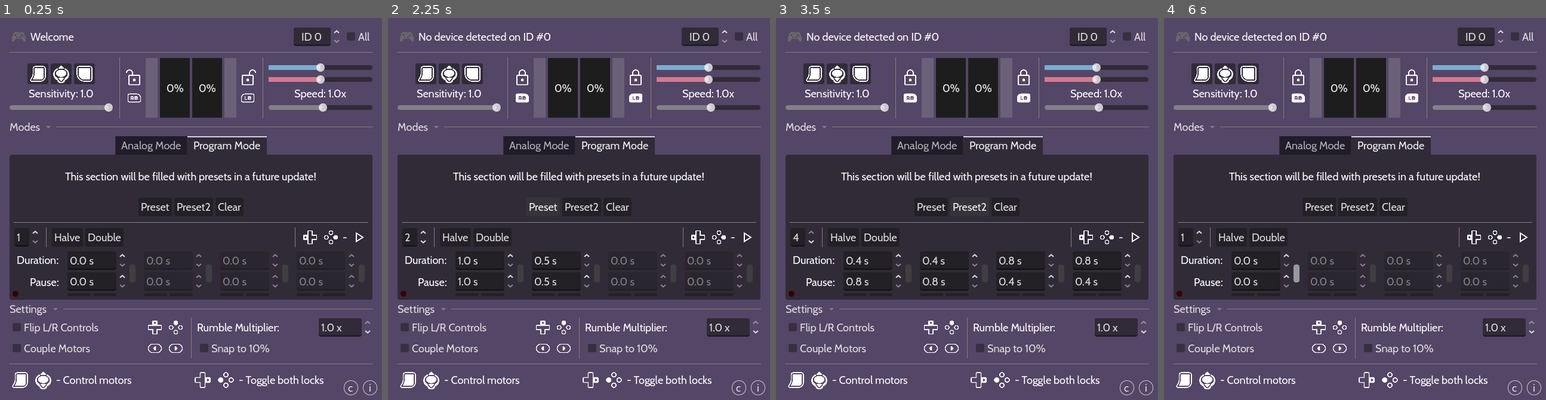
Above: before the commit, frames 1-4 (left to right).
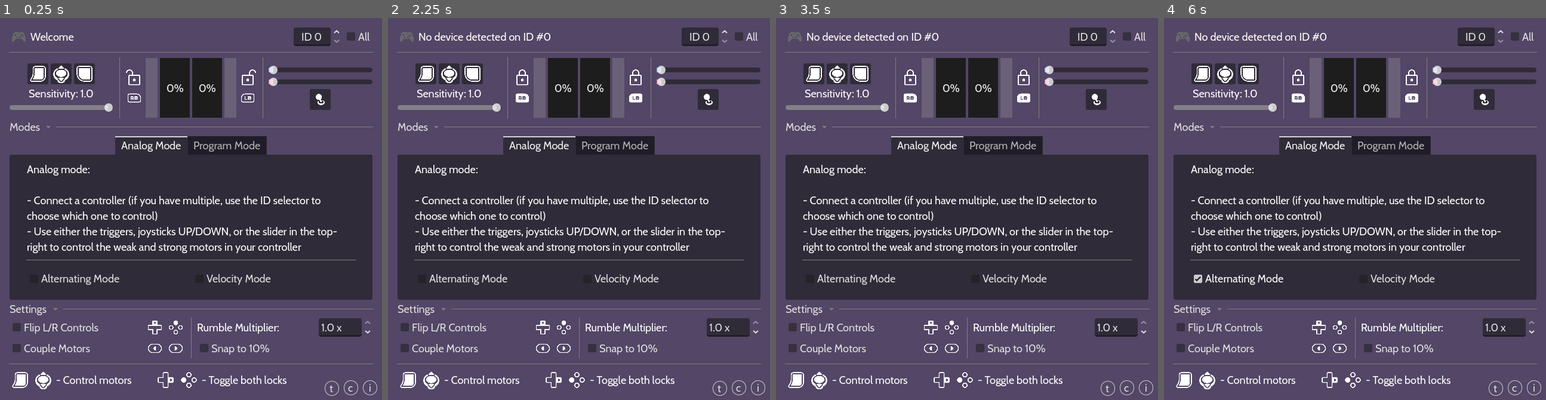
Above: after the commit, the same moments.

Repository: leosefcik/controller-rumble-tool
Game: Godot game, scene res://main.tscn
Same seed, same stepped clock (60 frames per second), same inputs: the game is played once before the commit and once after it.
Inputs (mouse positions are in pixels of both pictures, inside the frame that each line leads up to):
- Up to frame 1 (0.25 s): no input
- Up to frame 2 (2.25 s): click (521, 86) at 0.5 s; click (636, 86) at 1.25 s; click (544, 205) at 2 s, where only the run before the commit has a clickable "Preset"
- Up to frame 3 (3.5 s): click (970, 205) at 2.75 s, where only the run before the commit has a clickable "Preset2"
- Up to frame 4 (6 s): click (1393, 205) at 3.5 s, where only the run before the commit has a clickable "Clear"; click (1232, 235) at 4.25 s, where only the run before the commit has a clickable "Halve"; click (1267, 235) at 5 s, where only the run before the commit has a clickable "Double"; click (1297, 273) at 5.77 s

The runs differ from the first frame. In frame 1, 7.2% of the frame differs, in the area x 3-98%, y 11-99%; in frame 2, 7.3%; in frame 3, 7.6%; in frame 4, 7.3%.

Commit message:
programmer flip, themes
- Added a themes button, which cycles through various themes in Main.gd

Made the little "Flip" buttons between tacts functional. Whenever a tact has Flip enabled, the two motors will swap intensities when the tact activates.
- Changed their position from after the tact in the UI to before the tact
- This design change has been made so that making a "1-flip for the whole cycle, no matter the tact amount" Flip pattern is possible. Otherwise, the last Flip would depend on how many tacts are enabled.
- Added an _increment_tact() function for Program Mode, which replaced current_tact += 1 and also checks for the new flips (so that a flip happens immediately as a tact ends, on then new tact)
- Made a UI.flip_controls() function to make it prettier in other scripts

Diff:
--- a/main.tscn
+++ b/main.tscn
@@ -552,10 +552,9 @@
 size_flags_horizontal = 4
 size_flags_vertical = 3
 tab_alignment = 1
-current_tab = 1
+current_tab = 0
 
 [node name="Analog Mode" type="TabBar" parent="UI/MainVBox/ModeTabs" node_paths=PackedStringArray("UI")]
-visible = false
 layout_mode = 2
 script = ExtResource("23_seu75")
 UI = NodePath("../../..")
@@ -624,6 +623,7 @@
 exp_edit = true
 
 [node name="Program Mode" type="TabBar" parent="UI/MainVBox/ModeTabs" node_paths=PackedStringArray("PATTERN_MAKER", "UI")]
+visible = false
 layout_mode = 2
 script = ExtResource("22_a6jrf")
 PATTERN_MAKER = NodePath("VBoxContainer/PatternMaker")
@@ -769,6 +769,17 @@
 custom_minimum_size = Vector2(6, 0)
 layout_mode = 2
 
+[node name="Flip1" type="Button" parent="UI/MainVBox/ModeTabs/Program Mode/VBoxContainer/PatternMaker"]
+custom_minimum_size = Vector2(10, 30)
+layout_mode = 2
+size_flags_vertical = 4
+tooltip_text = "Flip: When checked, the desired intensities
+of the weak/strong motors will be flipped
+when the tact becomes active"
+focus_behavior_recursive = 1
+theme_type_variation = &"FlipButton"
+toggle_mode = true
+
 [node name="Row1" type="VBoxContainer" parent="UI/MainVBox/ModeTabs/Program Mode/VBoxContainer/PatternMaker"]
 layout_mode = 2
 
@@ -818,18 +829,20 @@
 value = 1.0
 show_percentage = false
 
-[node name="Flip1" type="Button" parent="UI/MainVBox/ModeTabs/Program Mode/VBoxContainer/PatternMaker"]
+[node name="Spacer2" type="Control" parent="UI/MainVBox/ModeTabs/Program Mode/VBoxContainer/PatternMaker"]
+custom_minimum_size = Vector2(6, 0)
+layout_mode = 2
+
+[node name="Flip2" type="Button" parent="UI/MainVBox/ModeTabs/Program Mode/VBoxContainer/PatternMaker"]
 custom_minimum_size = Vector2(10, 30)
 layout_mode = 2
 size_flags_vertical = 4
-tooltip_text = "WIP Feature"
+tooltip_text = "Flip: When checked, the desired intensities
+of the weak/strong motors will be flipped
+when the tact becomes active"
 focus_behavior_recursive = 1
 theme_type_variation = &"FlipButton"
 toggle_mode = true
-
-[node name="Spacer2" type="Control" parent="UI/MainVBox/ModeTabs/Program Mode/VBoxContainer/PatternMaker"]
-custom_minimum_size = Vector2(6, 0)
-layout_mode = 2
 
 [node name="Row2" type="VBoxContainer" parent="UI/MainVBox/ModeTabs/Program Mode/VBoxContainer/PatternMaker"]
 layout_mode = 2
@@ -880,18 +893,20 @@
 value = 0.5
 show_percentage = false
 
-[node name="Flip2" type="Button" parent="UI/MainVBox/ModeTabs/Program Mode/VBoxContainer/PatternMaker"]
+[node name="Spacer3" type="Control" parent="UI/MainVBox/ModeTabs/Program Mode/VBoxContainer/PatternMaker"]
+custom_minimum_size = Vector2(6, 0)
+layout_mode = 2
+
+[node name="Flip3" type="Button" parent="UI/MainVBox/ModeTabs/Program Mode/VBoxContainer/PatternMaker"]
 custom_minimum_size = Vector2(10, 30)
 layout_mode = 2
 size_flags_vertical = 4
-tooltip_text = "WIP Feature"
+tooltip_text = "Flip: When checked, the desired intensities
+of the weak/strong motors will be flipped
+when the tact becomes active"
 focus_behavior_recursive = 1
 theme_type_variation = &"FlipButton"
 toggle_mode = true
-
-[node name="Spacer3" type="Control" parent="UI/MainVBox/ModeTabs/Program Mode/VBoxContainer/PatternMaker"]
-custom_minimum_size = Vector2(6, 0)
-layout_mode = 2
 
 [node name="Row3" type="VBoxContainer" parent="UI/MainVBox/ModeTabs/Program Mode/VBoxContainer/PatternMaker"]
 layout_mode = 2
@@ -940,18 +955,20 @@
 max_value = 1.0
 show_percentage = false
 
-[node name="Flip3" type="Button" parent="UI/MainVBox/ModeTabs/Program Mode/VBoxContainer/PatternMaker"]
+[node name="Spacer4" type="Control" parent="UI/MainVBox/ModeTabs/Program Mode/VBoxContainer/PatternMaker"]
+custom_minimum_size = Vector2(6, 0)
+layout_mode = 2
+
+[node name="Flip4" type="Button" parent="UI/MainVBox/ModeTabs/Program Mode/VBoxContainer/PatternMaker"]
 custom_minimum_size = Vector2(10, 30)
 layout_mode = 2
 size_flags_vertical = 4
-tooltip_text = "WIP Feature"
+tooltip_text = "Flip: When checked, the desired intensities
+of the weak/strong motors will be flipped
+when the tact becomes active"
 focus_behavior_recursive = 1
 theme_type_variation = &"FlipButton"
 toggle_mode = true
-
-[node name="Spacer4" type="Control" parent="UI/MainVBox/ModeTabs/Program Mode/VBoxContainer/PatternMaker"]
-custom_minimum_size = Vector2(6, 0)
-layout_mode = 2
 
 [node name="Row4" type="VBoxContainer" parent="UI/MainVBox/ModeTabs/Program Mode/VBoxContainer/PatternMaker"]
 layout_mode = 2
@@ -999,15 +1016,6 @@
 theme_override_styles/fill = SubResource("StyleBoxFlat_jq2sk")
 max_value = 1.0
 show_percentage = false
-
-[node name="Flip4" type="Button" parent="UI/MainVBox/ModeTabs/Program Mode/VBoxContainer/PatternMaker"]
-custom_minimum_size = Vector2(10, 30)
-layout_mode = 2
-size_flags_vertical = 4
-tooltip_text = "WIP Feature"
-focus_behavior_recursive = 1
-theme_type_variation = &"FlipButton"
-toggle_mode = true
 
 [node name="SimpleTactToggle" type="Button" parent="UI/MainVBox/ModeTabs/Program Mode"]
 unique_name_in_owner = true
@@ -1210,6 +1218,11 @@
 layout_mode = 2
 text = "- Toggle both locks"
 
+[node name="Control" type="Control" parent="UI/MainVBox/B1"]
+layout_mode = 2
+size_flags_horizontal = 3
+size_flags_stretch_ratio = 0.5
+
 [node name="InfoButton" type="Button" parent="UI"]
 layout_mode = 1
 anchors_preset = 3
@@ -1223,7 +1236,7 @@
 offset_bottom = -8.0
 grow_horizontal = 0
 grow_vertical = 0
-tooltip_text = "Tip: Hover over anything to see its function!"
+tooltip_text = "Program credits"
 theme_type_variation = &"MiniButton"
 text = "i"
 expand_icon = true
@@ -1241,9 +1254,27 @@
 offset_bottom = -8.0
 grow_horizontal = 0
 grow_vertical = 0
-tooltip_text = "Tip: Hover over anything to see its function!"
+tooltip_text = "Controls guide"
 theme_type_variation = &"MiniButton"
 text = "c"
+expand_icon = true
+
+[node name="ThemeButton" type="Button" parent="UI"]
+layout_mode = 1
+anchors_preset = 3
+anchor_left = 1.0
+anchor_top = 1.0
+anchor_right = 1.0
+anchor_bottom = 1.0
+offset_left = -96.0
+offset_top = -32.0
+offset_right = -72.0
+offset_bottom = -7.0
+grow_horizontal = 0
+grow_vertical = 0
+tooltip_text = "Theme cycle"
+theme_type_variation = &"MiniButton"
+text = "t"
 expand_icon = true
 
 [node name="BlurRect" type="ColorRect" parent="UI"]
@@ -1390,6 +1421,7 @@
 [connection signal="toggled" from="UI/MainVBox/SettingsBox/HBoxContainer3/VBoxContainer2/SnapControls" to="UI" method="_on_snap_controls_toggled"]
 [connection signal="pressed" from="UI/InfoButton" to="UI" method="_on_info_button_pressed"]
 [connection signal="pressed" from="UI/ControlsButton" to="UI" method="_on_controls_button_pressed"]
+[connection signal="pressed" from="UI/ThemeButton" to="UI" method="_on_theme_button_pressed"]
 [connection signal="popup_hide" from="UI/InfoPopup" to="UI" method="_on_info_popup_popup_hide"]
 [connection signal="meta_clicked" from="UI/InfoPopup/Panel/VBoxContainer/InfoCredits" to="UI" method="_on_info_credits_meta_clicked"]
 [connection signal="popup_hide" from="UI/ControlsPopup" to="UI" method="_on_controls_popup_popup_hide"]
--- a/project.godot
+++ b/project.godot
@@ -120,4 +120,4 @@
 
 renderer/rendering_method="gl_compatibility"
 renderer/rendering_method.mobile="gl_compatibility"
-environment/defaults/default_clear_color=Color(0.32707596, 0.27334663, 0.39913496, 1)
+environment/defaults/default_clear_color=Color(0.3254902, 0.27450982, 0.4, 1)
--- a/script/analog_mode.gd
+++ b/script/analog_mode.gd
@@ -35,7 +35,7 @@
 			not hit_zero
 		):
 			hit_zero = true
-			%FlipControls.button_pressed = !%FlipControls.button_pressed
+			UI.flip_controls()
 
 func _process_desired() -> void:
 	# We take the max of either the triggers/joyUP/joyDOWN for control variety
--- a/script/main.gd
+++ b/script/main.gd
@@ -4,6 +4,16 @@
 @export var MOUSE_SNAP_GLPYH: CompressedTexture2D
 
 @export var UI: Control
+
+const THEMES_ARRAY := [
+	Color("534666"),
+	Color("664649"),
+	Color("#596646"),
+	Color("#466663"),
+	Color("474747"),
+	Color("000000"),
+]
+var current_theme := 0
 
 # Current program mode, controlled via the 2 tabs
 #enum Modes {ANALOG, PROGAM}
@@ -22,7 +32,7 @@
 	if event.is_action_pressed("couple_motors"):
 		%CoupleMotors.button_pressed = !%CoupleMotors.button_pressed
 	elif event.is_action_pressed("flip_controls"):
-		%FlipControls.button_pressed = !%FlipControls.button_pressed
+		UI.flip_controls()
 
 	elif event.is_action_pressed("lock_rumble_left"):
 		if not Settings.shoulder_enabled: return
@@ -50,6 +60,13 @@
 	if toggle_strong:
 		Settings.strong_locked = !Settings.strong_locked
 	UI.update_glyphs()
+
+
+### Theme functionality
+func cycle_theme() -> void:
+	current_theme += 1
+	if current_theme >= len(THEMES_ARRAY): current_theme = 0
+	RenderingServer.set_default_clear_color(THEMES_ARRAY[current_theme])
 
 
 ### CONTROLLER
--- a/script/program_mode.gd
+++ b/script/program_mode.gd
@@ -12,6 +12,7 @@
 var tact_amount := 1
 var durations := [0.0, 0.0, 0.0, 0.0]
 var pauses := [0.0, 0.0, 0.0, 0.0]
+var flips := [false, false, false, false]
 
 var current_tact := 0
 var time_elapsed := 0.0 # used to time tacts
@@ -36,12 +37,14 @@
 		PATTERN_NODES.append({
 			"Duration": current_node.get_node("Duration"),
 			"Pause": current_node.get_node("Pause"),
-			"Indicator": current_node.get_node("Indicator"),
+			"Indicator": current_node.get_node("Indicator"), # old unused indicator
 			"DurationProgress": current_node.get_node("Indicators/DurationProgress"),
 			"PauseProgress": current_node.get_node("Indicators/PauseProgress"),
+			"Flip": PATTERN_MAKER.get_node(str("Flip", i+1))
 		})
 		PATTERN_NODES[i]["Duration"].value_changed.connect(_on_any_spinbox_value_changed)
 		PATTERN_NODES[i]["Pause"].value_changed.connect(_on_any_spinbox_value_changed)
+		PATTERN_NODES[i]["Flip"].toggled.connect(_on_any_flip_value_changed)
 
 
 func _ready() -> void:
@@ -73,22 +76,27 @@
 			duration_phase = false
 		else:
 			duration_phase = true
-			current_tact += 1
+			_increment_tact()
 
 	elif not duration_phase and time_elapsed > pauses[current_tact]:
 		duration_phase = true
 		time_elapsed = 0.0
-		current_tact += 1
+		_increment_tact()
+
+	if duration_phase:
+		%RumbleIndicator.modulate = Color.WHITE
+	else:
+		%RumbleIndicator.modulate = Color.DIM_GRAY
+
+func _increment_tact() -> void:
+	current_tact += 1
 
 	if current_tact >= tact_amount:
 		current_tact = 0
 		_reset_tact_indicators()
 
-	if duration_phase:
-		%RumbleIndicator.modulate = Color.WHITE
-	else:
-		%RumbleIndicator.modulate = Color.DIM_GRAY
-
+	if flips[current_tact]:
+		_flip_controls_and_desired_values()
 
 func _process_rumble() -> void:
 	if Settings.weak_locked:
@@ -126,6 +134,9 @@
 	strong_desired = m
 	UI.update_desired_gauges(weak_desired, strong_desired)
 
+func _flip_controls_and_desired_values() -> void:
+	UI.flip_controls()
+	_flip_desired_values()
 
 ### PATTERN LOGIC
 
@@ -134,19 +145,21 @@
 	for i in range(ROWS):
 		PATTERN_NODES[i]["Duration"].editable = false
 		PATTERN_NODES[i]["Pause"].editable = false
+		PATTERN_NODES[i]["Flip"].disabled = true
 
 	for i in range(tact_amount):
 		PATTERN_NODES[i]["Duration"].editable = true
 		PATTERN_NODES[i]["Pause"].editable = true
+		PATTERN_NODES[i]["Flip"].disabled = false
 
 # Stored dur/pause values --> SpinBox values
-func _update_pattern_box_values() -> void:
+func _update_ui_time_values() -> void:
 	for i in range(ROWS):
 		PATTERN_NODES[i]["Duration"].set_value_no_signal(durations[i])
 		PATTERN_NODES[i]["Pause"].set_value_no_signal(pauses[i])
 
 # SpinBox values --> Stored dur/pause values
-func _update_pattern_stored_values() -> void:
+func _update_stored_time_values() -> void:
 	for i in range(ROWS):
 		durations[i] = PATTERN_NODES[i]["Duration"].value
 		pauses[i] = PATTERN_NODES[i]["Pause"].value
@@ -171,6 +184,18 @@
 			PATTERN_NODES[current_tact]["PauseProgress"].value = progress
 
 
+### PATTERN LOGIC - FLIP
+# Stored flip values --> Flip button values
+func _update_ui_flip_values() -> void:
+	for i in range(ROWS):
+		PATTERN_NODES[i]["Flip"].set_pressed_no_signal(flips[i])
+
+# Flip button values --> Stored flip values
+func _update_stored_flip_values() -> void:
+	for i in range(ROWS):
+		flips[i] = PATTERN_NODES[i]["Flip"].button_pressed
+
+
 ### Controls
 
 func _process_controls(delta: float) -> void:
@@ -219,8 +244,7 @@
 		if event.is_action_pressed("pause_resume_rumble"):
 			%PlayPause.button_pressed = !%PlayPause.button_pressed
 		elif event.is_action_pressed("flip_desired_values"):
-			_flip_desired_values()
-			%FlipControls.button_pressed = !%FlipControls.button_pressed
+			_flip_controls_and_desired_values()
 		elif event.is_action_pressed("couple_motors"):
 			var big := maxf(weak_desired, strong_desired)
 			weak_desired = big
@@ -241,13 +265,13 @@
 	for i in range(ROWS):
 		durations[i] *= 0.5
 		pauses[i] *= 0.5
-	_update_pattern_box_values()
+	_update_ui_time_values()
 
 func _on_double_all_tacts_pressed() -> void:
 	for i in range(ROWS):
 		durations[i] *= 2
 		pauses[i] *= 2
-	_update_pattern_box_values()
+	_update_ui_time_values()
 
 
 func _on_tact_amount_value_changed(value: float) -> void:
@@ -256,7 +280,10 @@
 
 
 func _on_any_spinbox_value_changed(_value: float) -> void:
-	_update_pattern_stored_values()
+	_update_stored_time_values()
+
+func _on_any_flip_value_changed(_toggled: float) -> void:
+	_update_stored_flip_values()
 
 
 """
@@ -284,22 +311,22 @@
 func _on_preset_button_pressed() -> void:
 	durations = [1.0, 0.5, 0.0, 0.0]
 	pauses = [1.0, 0.5, 0.0, 0.0]
+	_update_ui_time_values()
 	%TactAmount.value = 2
-	_update_pattern_box_values()
 	_reset_progress()
 
 func _on_preset_2_button_pressed() -> void:
 	durations = [0.4, 0.4, 0.8, 0.8]
 	pauses = [0.8, 0.8, 0.4, 0.4]
-	#durations = [1,1,2,2]
-	#pauses = [2,2,1,1]
+	_update_ui_time_values()
 	%TactAmount.value = 4
-	_update_pattern_box_values()
 	_reset_progress()
 
 func _on_clear_button_pressed() -> void:
 	durations = [0.0, 0.0, 0.0, 0.0]
 	pauses = [0.0, 0.0, 0.0, 0.0]
+	_update_ui_time_values()
+	flips = [false, false, false, false]
+	_update_ui_flip_values()
 	%TactAmount.value = 1
-	_update_pattern_box_values()
 	_reset_progress()
--- a/script/settings.gd
+++ b/script/settings.gd
@@ -26,8 +26,6 @@
 var flipped := false # %FlipControls
 var coupled := false # %CoupleMotors
 var incremented := false
-
-
 
 
 # These are used to apply a "fix frame" every ~2 seconds
--- a/script/ui.gd
+++ b/script/ui.gd
@@ -64,6 +64,11 @@
 	%WeakPower.value = weak
 	%StrongPower.value = strong
 
+# A flip controls function. Seemed prettier than putting
+# %FlipControls.button_pressed = !%FlipControls.button_pressed
+# everywhere.
+func flip_controls() -> void:
+	%FlipControls.button_pressed = !%FlipControls.button_pressed
 
 
 # TITLE BAR
@@ -188,3 +193,6 @@
 
 func _on_controls_popup_popup_hide() -> void:
 	%BlurRect.hide()
+
+func _on_theme_button_pressed() -> void:
+	Main.cycle_theme()
